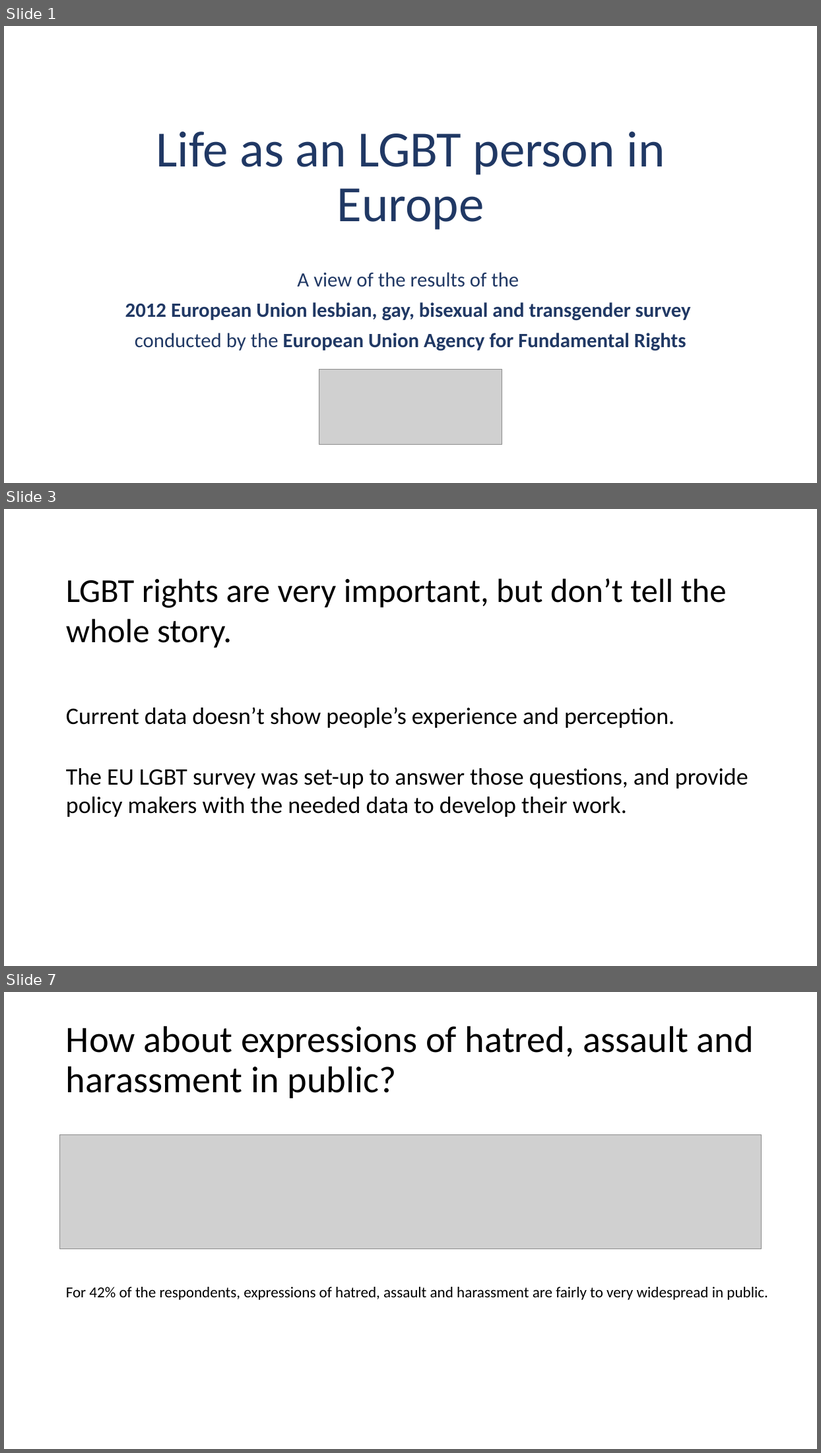
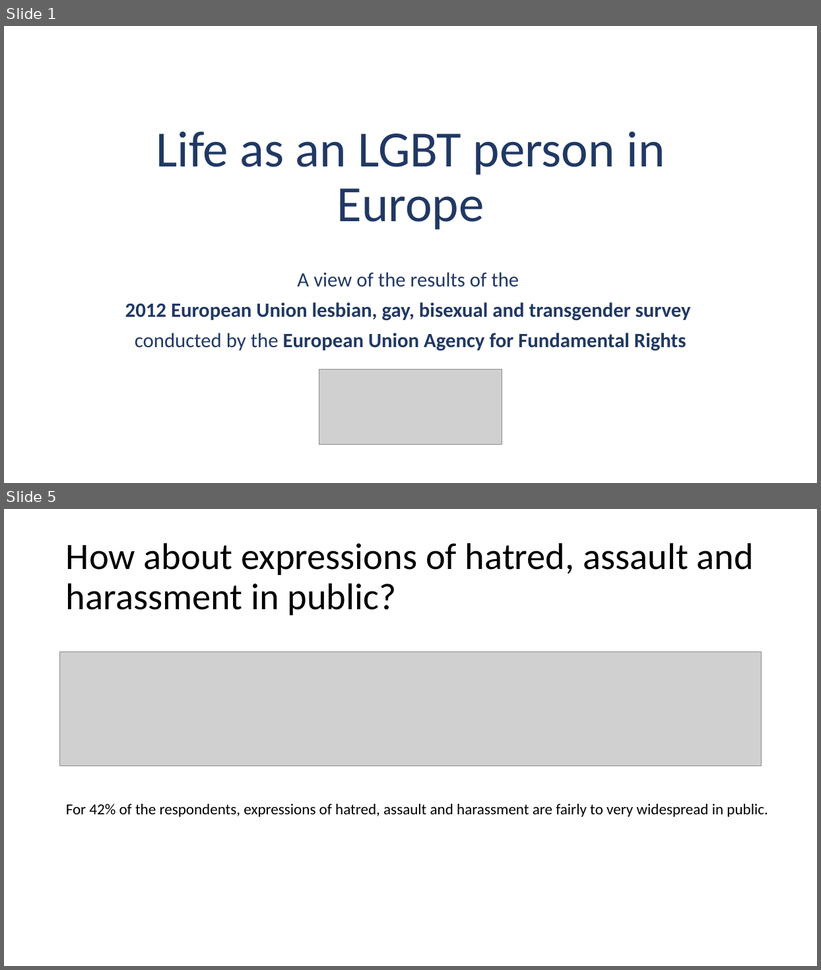
Before and after one commit to iamlex006/LexMidBootcampProj, a slide deck: QES Survey 20220210.pptx. Shown one above the other, each under a label of ours: slides 1, 3 and 7 before the commit, slides 1 and 5 after it; the slides between them are not shown. The pictures are 821x1453 and 821x970 pixels, drawn with LibreOffice and Linux fonts; fonts in the diff are those of the drawing; grey boxes stand for pictures. Boxes give left, top, right and bottom in pixels: in the first picture for what was removed or moved away, otherwise in the second. Text is boxed around its words. In the diff, an @@ line names an element or a change of style, - is before the commit and + after.

```diff
--- a/QES Survey 20220210.pptx
+++ b/QES Survey 20220210.pptx
@@ slide 3 removed at <box>4,509,817,966</box>, background #FFFFFF @@
@@ title removed at <box>66,578,727,648</box> @@
-LGBT rights are very important, but don’t tell the whole story.
@@ text removed at <box>66,708,748,817</box> @@
-Current data doesn’t show people’s experience and perception.
-The EU LGBT survey was set-up to answer those questions, and provide policy makers with the needed data to develop their work.
@@ what was slide 7 is now slide 5 @@
```
Also in this commit, not shown: 7 slides changed, 2 other slides removed, 2 other files.
